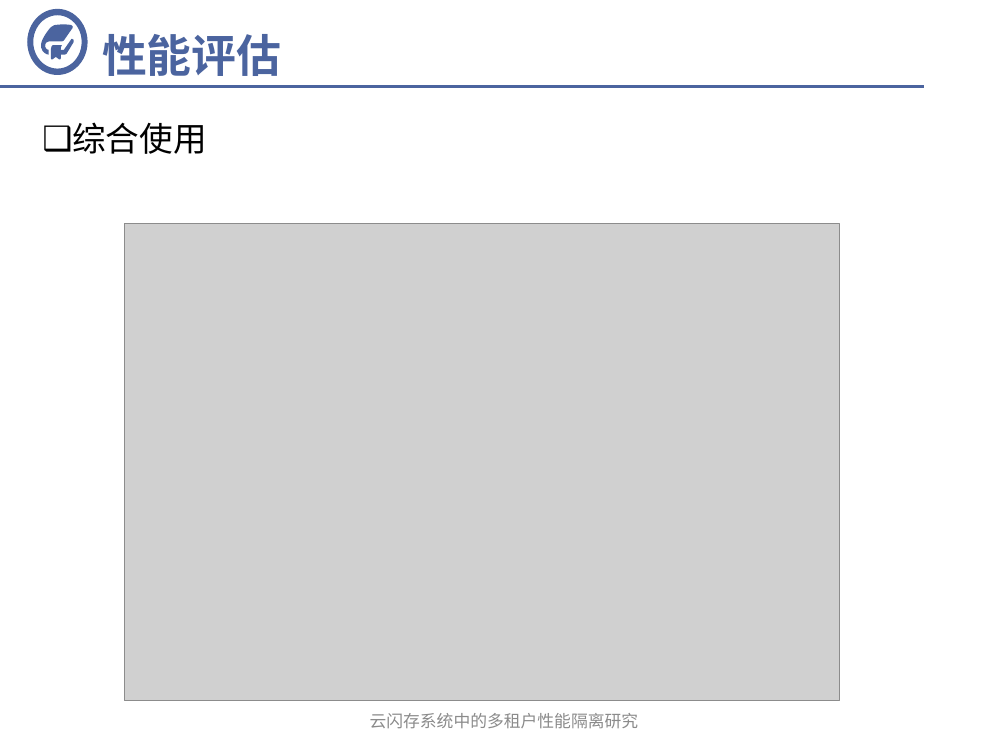
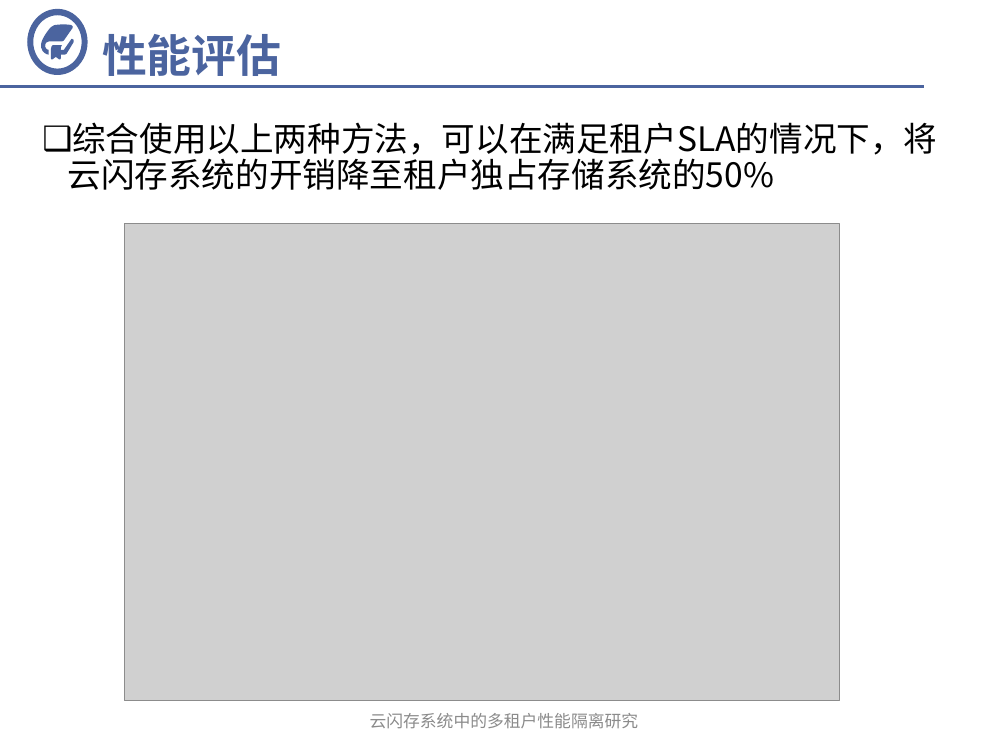
Before and after one commit to fandahao17/undergrad-thesis, a slide deck: slide 13 of 答辩.pptx (slide 16 before the commit). Drawn at 1008x756 pixels with LibreOffice and Linux fonts; fonts in the diff are those of the drawing; grey boxes stand for pictures; background and template pictures are left out. Boxes give left, top, right and bottom in pixels: in the first picture for what was removed or moved away, otherwise in the second. Text is boxed around its words. In the diff, an @@ line names an element or a change of style, - is before the commit and + after.

```diff
--- a/答辩.pptx
+++ b/答辩.pptx
@@ text at (x1=68, y1=122, x2=937, y2=190): text changed @@
-❑ 综合使用
+❑ 综合使用以上两种方法，可以在满足租户SLA的情况下，将云闪存系统的开销降至租户独占存储系统的50%
```
Also in this commit, not shown: 9 other slides changed, 1 slide added, 4 slides removed.
